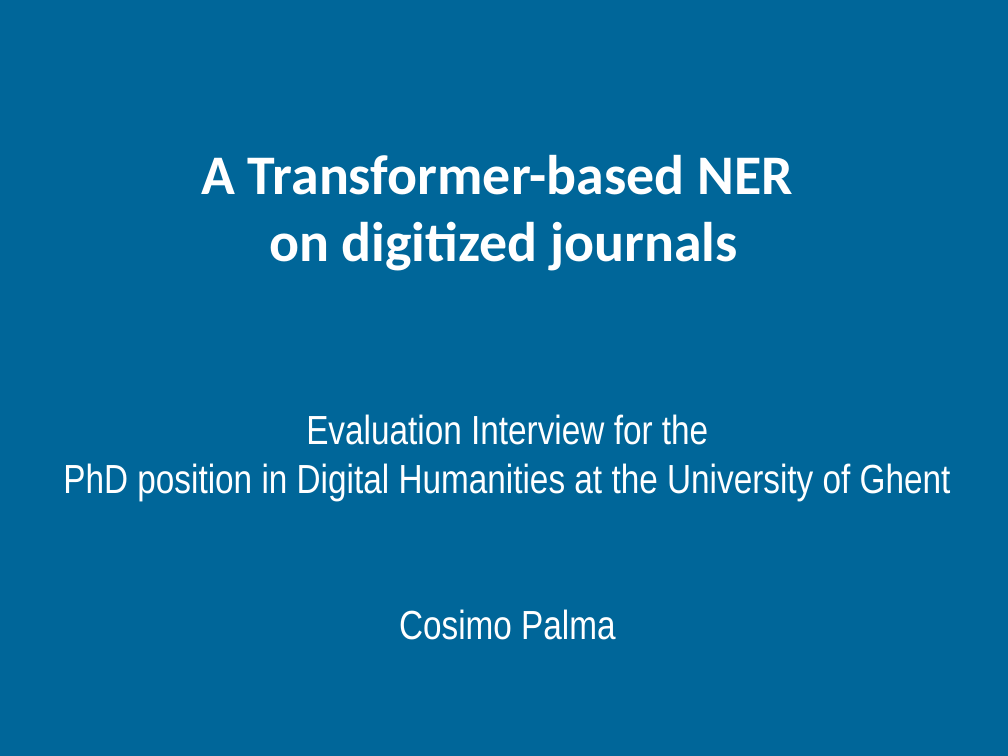
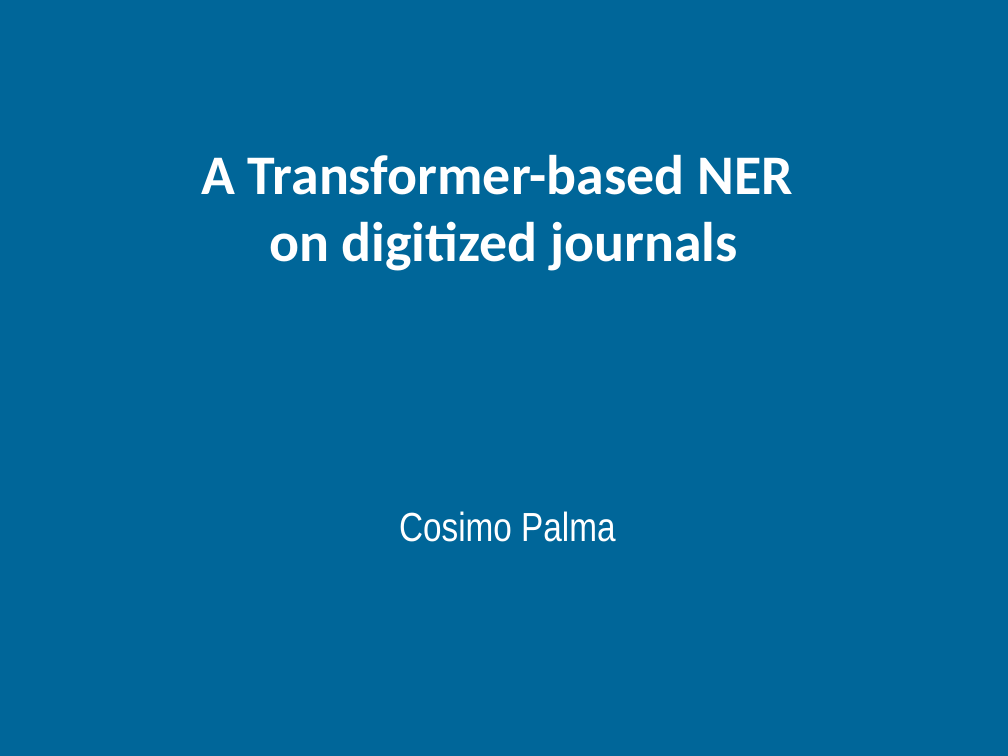
Before and after one commit to Glottocrisio/BelgicaNER, a slide deck: slide 1 of BelgicaNER.odp. Drawn at 1008x756 pixels with LibreOffice and Linux fonts; fonts in the diff are those of the drawing. Boxes give left, top, right and bottom in pixels: in the first picture for what was removed or moved away, otherwise in the second. Text is boxed around its words. In the diff, an @@ line names an element or a change of style, - is before the commit and + after.

```diff
--- a/BelgicaNER.odp
+++ b/BelgicaNER.odp
@@ subtitle at bbox=[63, 414, 951, 501]: paragraphs removed @@
-Evaluation Interview for the
-PhD position in Digital Humanities at the University of Ghent
```
